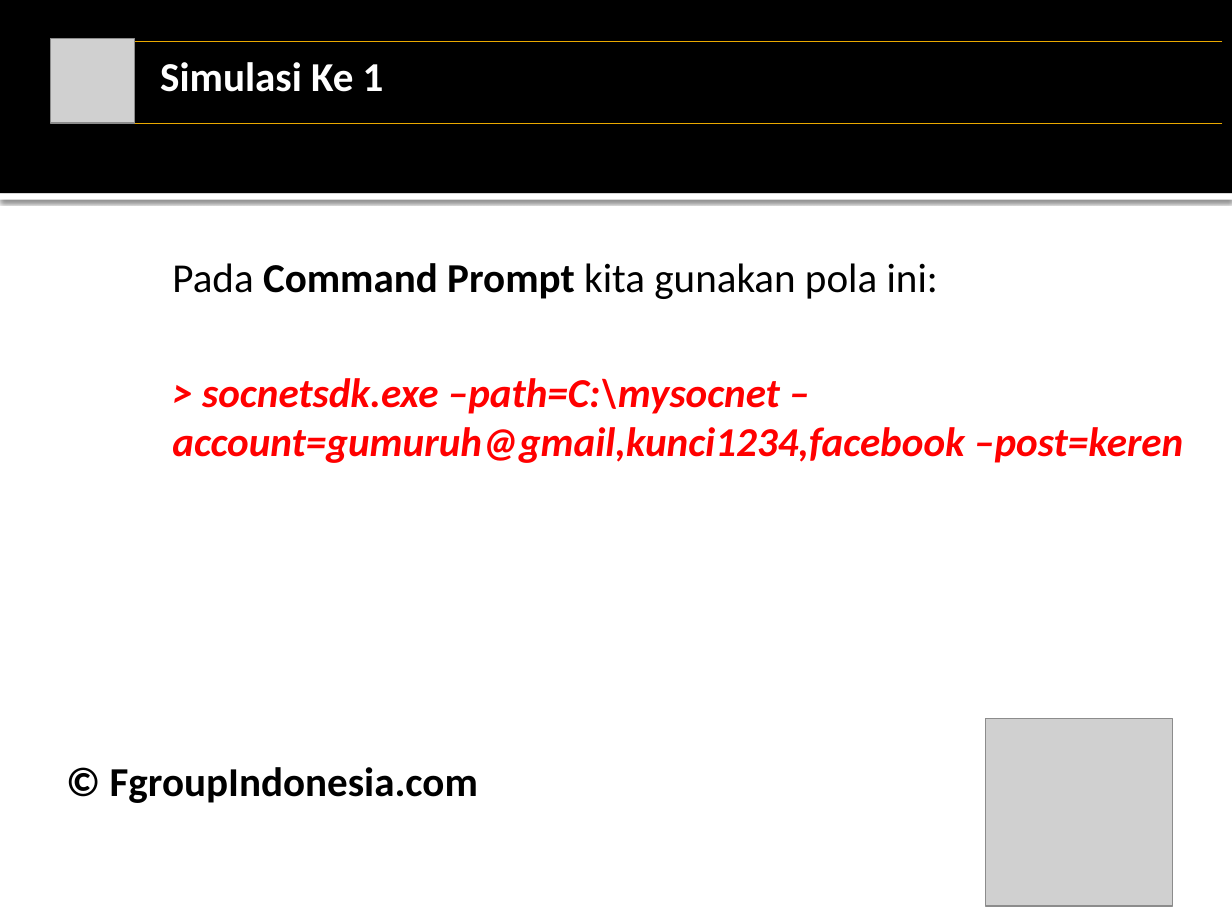
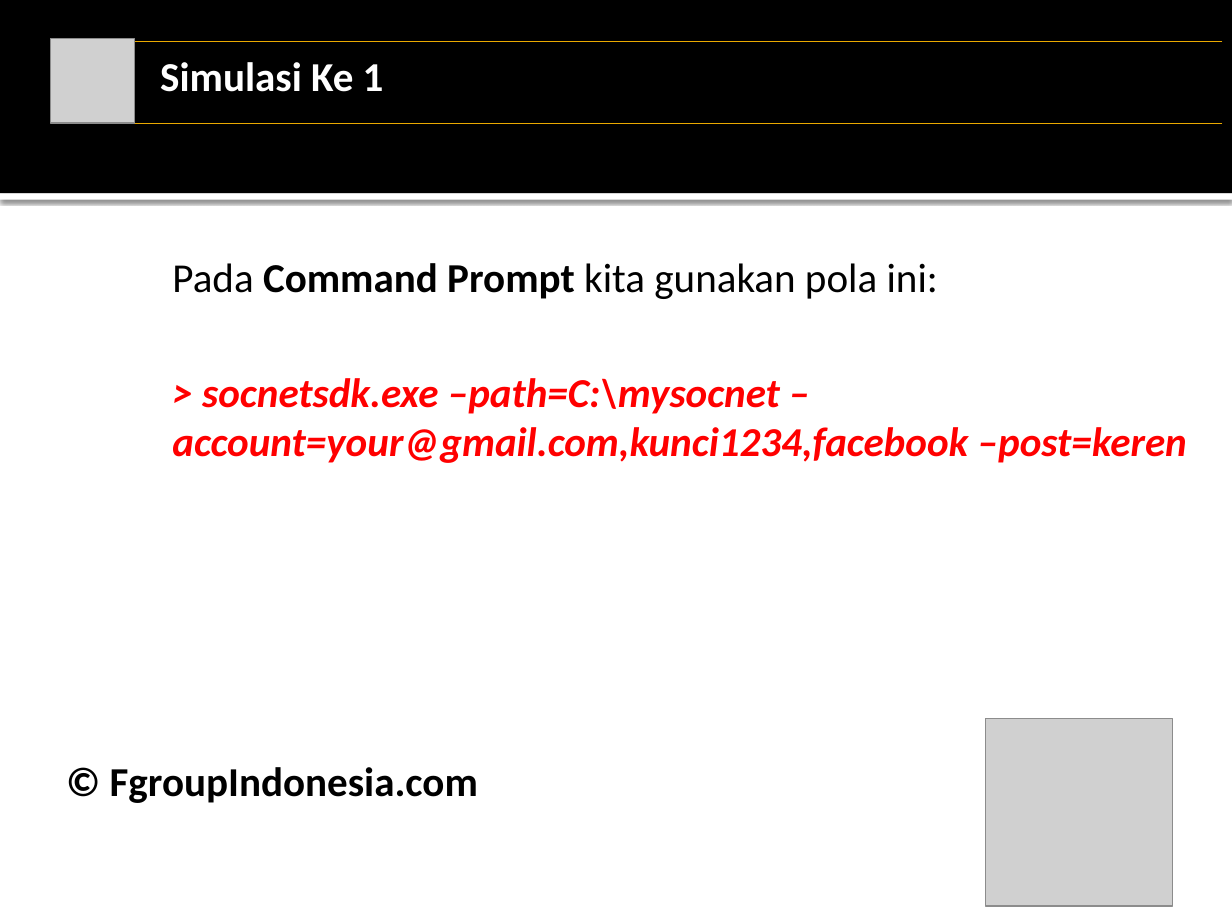
Before and after one commit to fgroupindonesia/socnetsdkv3, a slide deck: slide 34 of tutorials/non-developers/tutorials-non-developers-indonesia.pptx. Drawn at 1232x924 pixels with LibreOffice and Linux fonts; fonts in the diff are those of the drawing; grey boxes stand for pictures. Boxes give left, top, right and bottom in pixels: in the first picture for what was removed or moved away, otherwise in the second. Text is boxed around its words. In the diff, an @@ line names an element or a change of style, - is before the commit and + after.

```diff
--- a/tutorials/non-developers/tutorials-non-developers-indonesia.pptx
+++ b/tutorials/non-developers/tutorials-non-developers-indonesia.pptx
@@ text at [172, 378, 1187, 463]: text changed @@
-    > socnetsdk.exe –path=C:\mysocnet –account=gumuruh@gmail,kunci1234,facebook –post=keren
+    > socnetsdk.exe –path=C:\mysocnet –account=your@gmail.com,kunci1234,facebook –post=keren
```
Also in this commit, not shown: 8 other slides changed, 2 other files.
